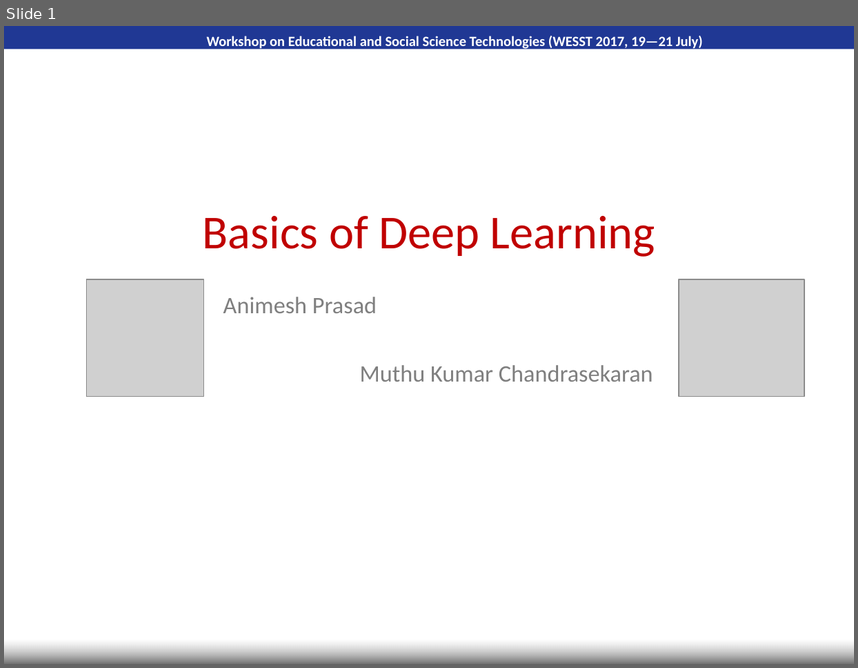
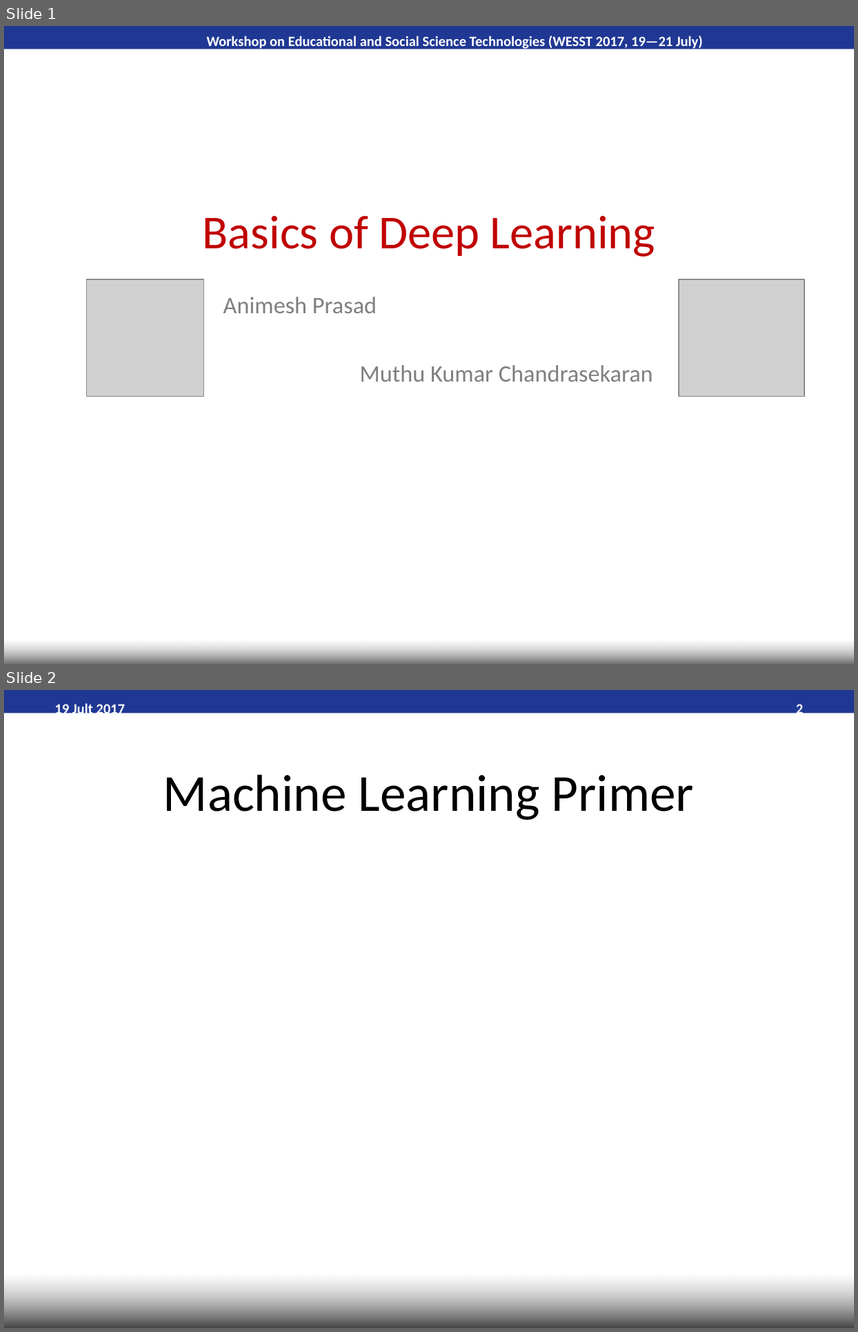
Before and after one commit to cmkumar87/WESST-Deep-Learning-Tutorial, a slide deck: Title-Slide.ppt. Shown one above the other, each under a label of ours: slide 1 before the commit, slides 1 and 2 after it. The pictures are 858x668 and 858x1332 pixels, drawn with LibreOffice and Linux fonts; fonts in the diff are those of the drawing; grey boxes stand for pictures; background and template pictures are left out. Boxes give left, top, right and bottom in pixels: in the first picture for what was removed or moved away, otherwise in the second. Text is boxed around its words. In the diff, an @@ line names an element or a change of style, - is before the commit and + after.

```diff
--- a/Title-Slide.ppt
+++ b/Title-Slide.ppt
@@ slide 2 added at [4, 690, 854, 1328], background #FFFFFF; not listed: 1 template element that a slide beside it also shows @@
@@ text added at [55, 702, 125, 718], 12 pt, text #FFFFFF, bold @@
+19 Jult 2017
@@ page number added at [796, 702, 803, 718], 12 pt, text #FFFFFF, bold @@
+2
@@ title added at [163, 774, 694, 820], 44 pt, text #000000 @@
+Machine Learning Primer
@@ rectangle added at [4, 1273, 854, 1328], fill gradient #000000 to #FFFFFF @@
```
Also in this commit, not shown: 2 other slides added.
